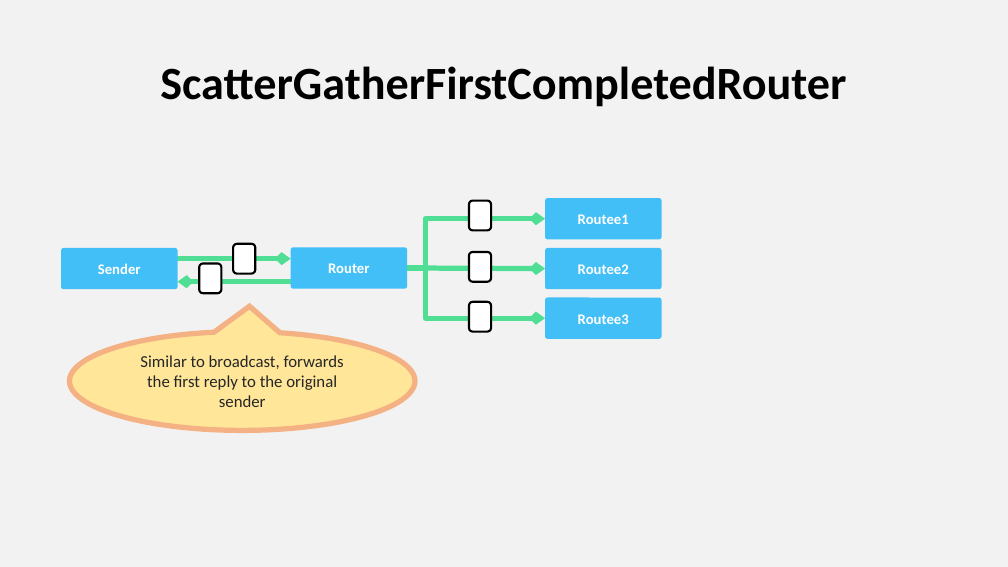
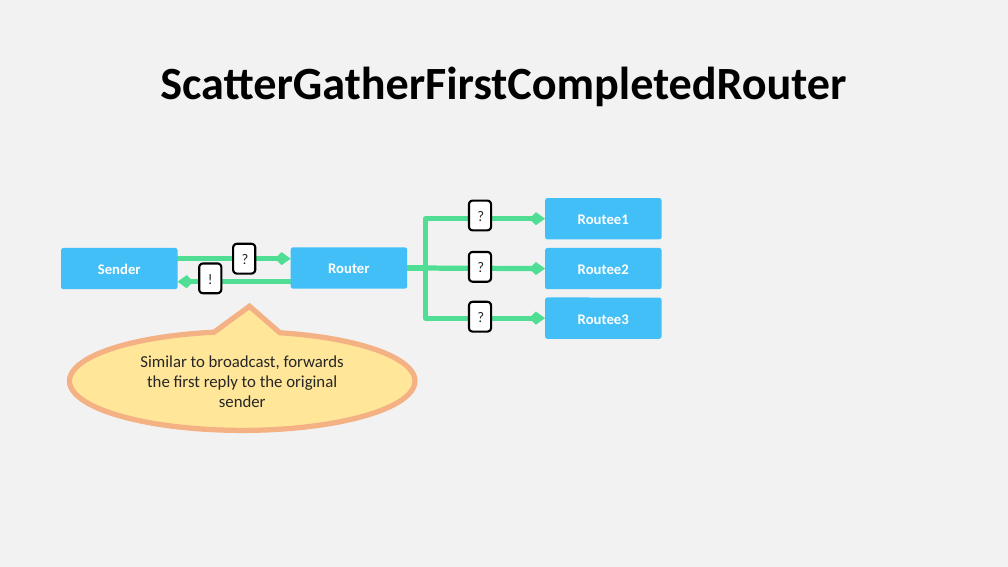
Before and after one commit to asynkron/website, a slide deck: slide 21 of media/logo.pptx. Drawn at 1008x567 pixels with LibreOffice and Linux fonts; fonts in the diff are those of the drawing. Boxes give left, top, right and bottom in pixels: in the first picture for what was removed or moved away, otherwise in the second. Text is boxed around its words. In the diff, an @@ line names an element or a change of style, - is before the commit and + after.

```diff
--- a/media/logo.pptx
+++ b/media/logo.pptx
@@ text colour #FFFFFF to #262626 in 5 elements at [233,243,255,273], [469,200,491,230], [469,252,491,281], [469,302,491,331], [200,264,222,293] @@
```
Also in this commit, not shown: 2 other slides changed.
